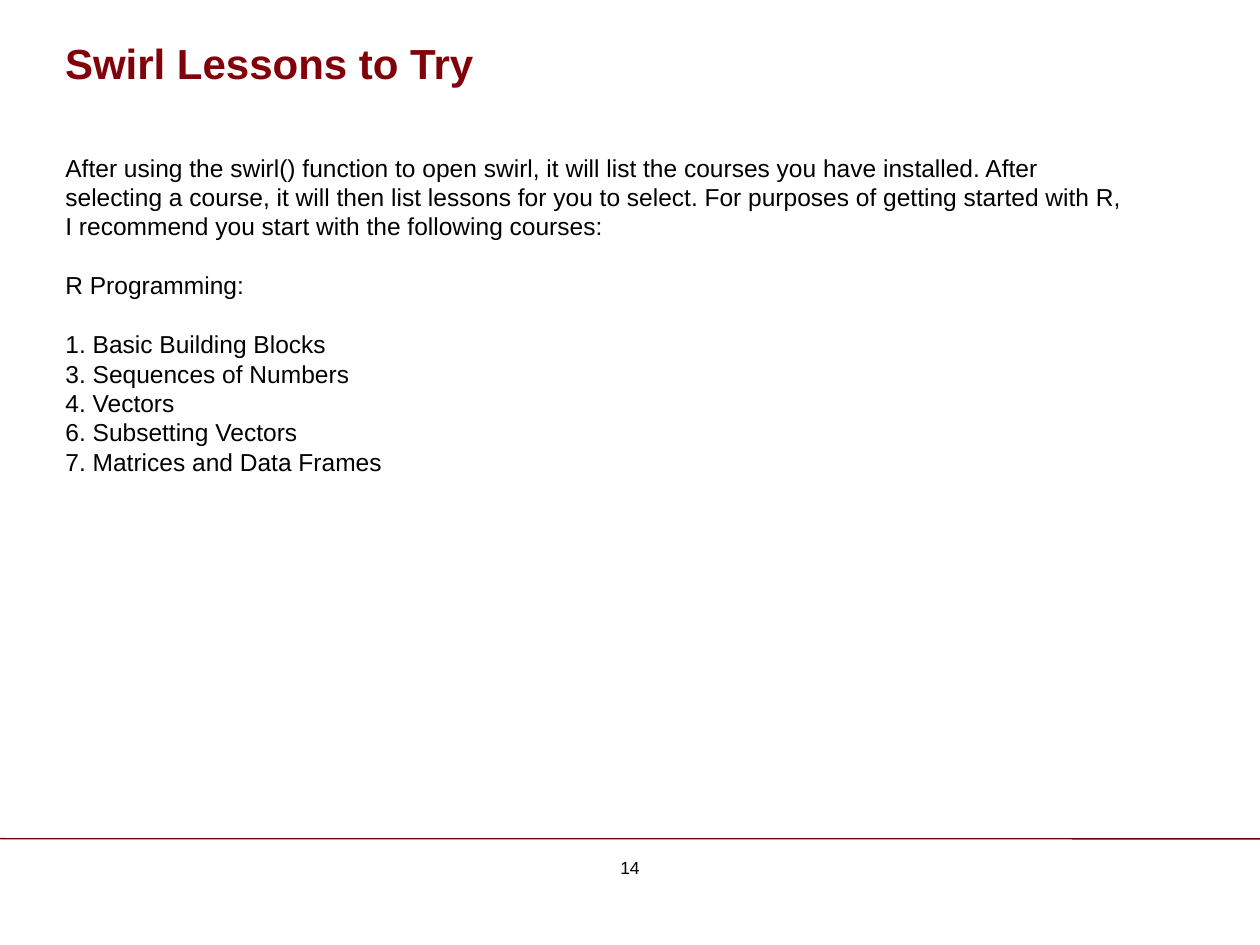
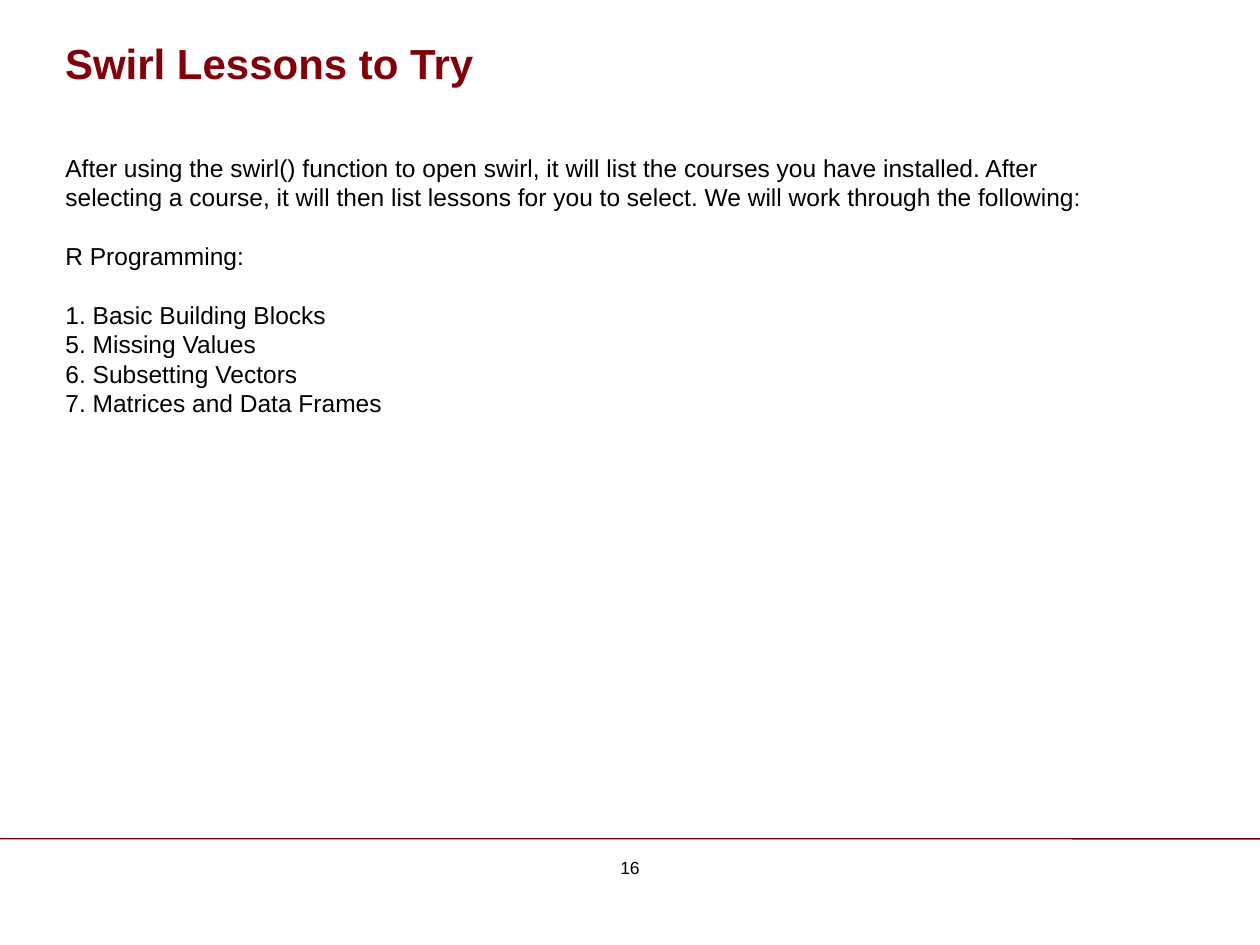
Before and after one commit to ChicagoBoothAnalytics/site, a slide deck: slide 16 of zzz MEDIA/R Basics.pptx (slide 14 before the commit). Drawn at 1260x945 pixels with LibreOffice and Linux fonts; fonts in the diff are those of the drawing; background and template pictures are left out. Boxes give left, top, right and bottom in pixels: in the first picture for what was removed or moved away, otherwise in the second. Text is boxed around its words. In the diff, an @@ line names an element or a change of style, - is before the commit and + after.

```diff
--- a/zzz MEDIA/R Basics.pptx
+++ b/zzz MEDIA/R Basics.pptx
@@ text at <box>65,159,1080,211</box>: text changed @@
-After using the swirl() function to open swirl, it will list the courses you have installed. After selecting a course, it will then list lessons for you to select. For purposes of getting started with R, I recommend you start with the following courses:
+After using the swirl() function to open swirl, it will list the courses you have installed. After selecting a course, it will then list lessons for you to select. We will work through the following:
@@ text at <box>65,335,256,358</box>: text changed @@
-  3. Sequences of Numbers
-  4. Vectors
+  5. Missing Values
@@ page number at <box>620,861,639,874</box>: text changed @@
-14
+16
```
Also in this commit, not shown: 4 other slides changed, 9 slides added, 1 slide removed.
